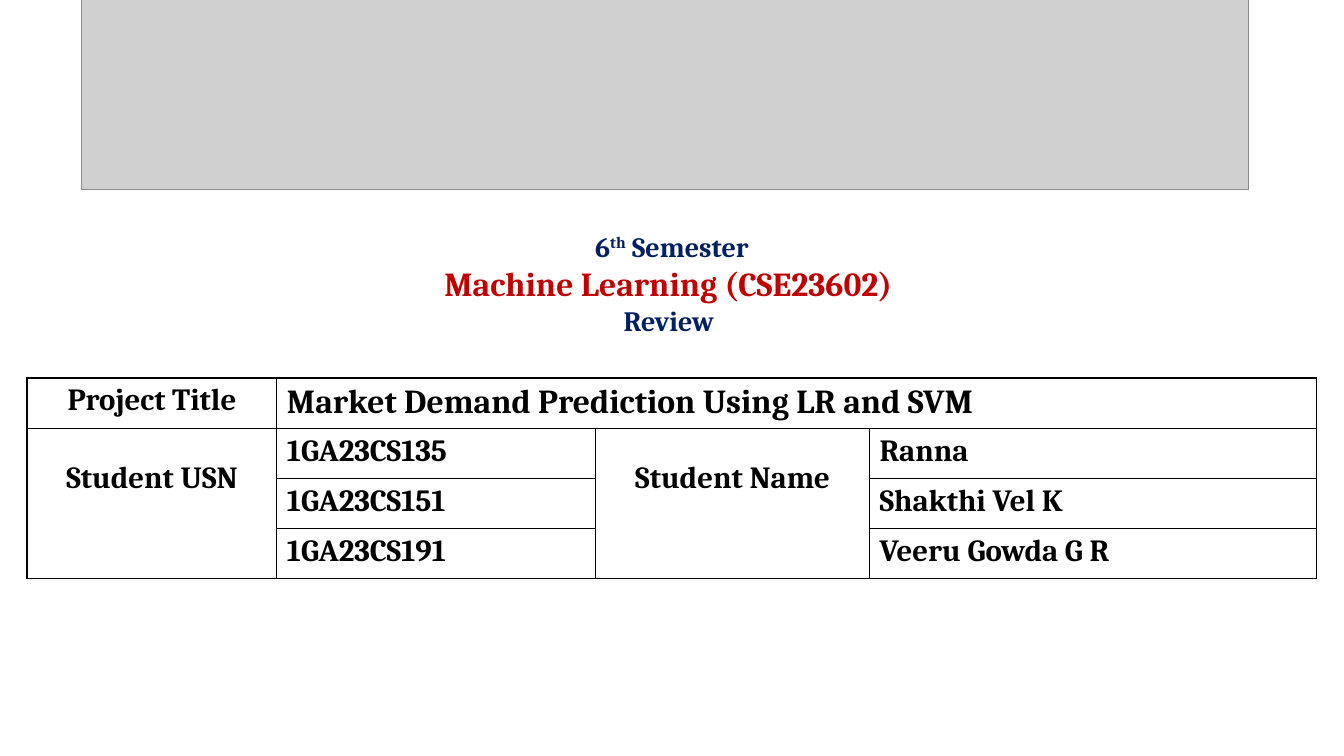
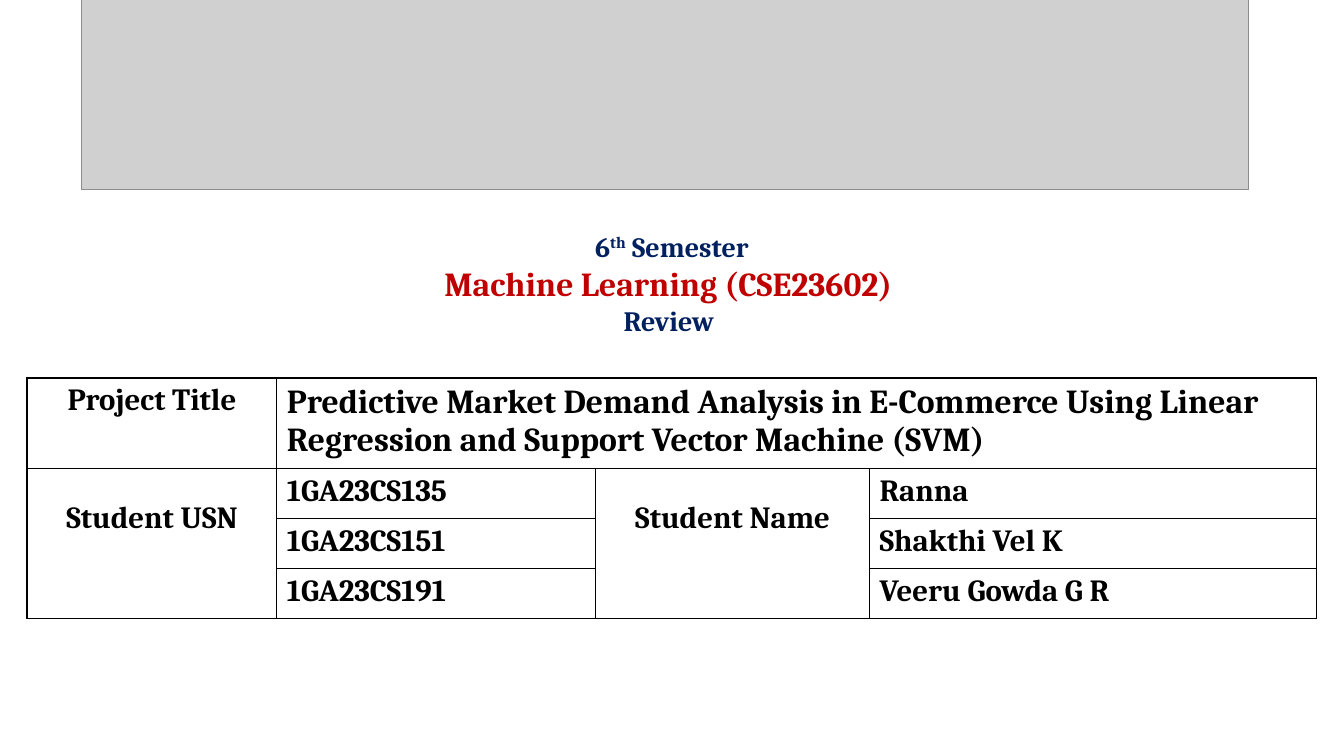
Before and after one commit to Shakthivelk24/market_demand_analysis_of_e_commerce, a slide deck: slide 1 of Documentation/ML_PPT.pptx. Drawn at 1344x756 pixels with LibreOffice and Linux fonts; fonts in the diff are those of the drawing; grey boxes stand for pictures; background and template pictures are left out. Boxes give left, top, right and bottom in pixels: in the first picture for what was removed or moved away, otherwise in the second. Text is boxed around its words. In the diff, an @@ line names an element or a change of style, - is before the commit and + after.

Commit message:
Update ML presentation with latest analysis findings

```diff
--- a/Documentation/ML_PPT.pptx
+++ b/Documentation/ML_PPT.pptx
@@ table at [27,378,1318,619] @@
-row 1, column 2: Market Demand Prediction Using LR and SVM
+row 1, column 2: Predictive Market Demand Analysis in E-Commerce Using Linear Regression and Support Vector Machine (SVM)
```
Also in this commit, not shown: 1 other file.
